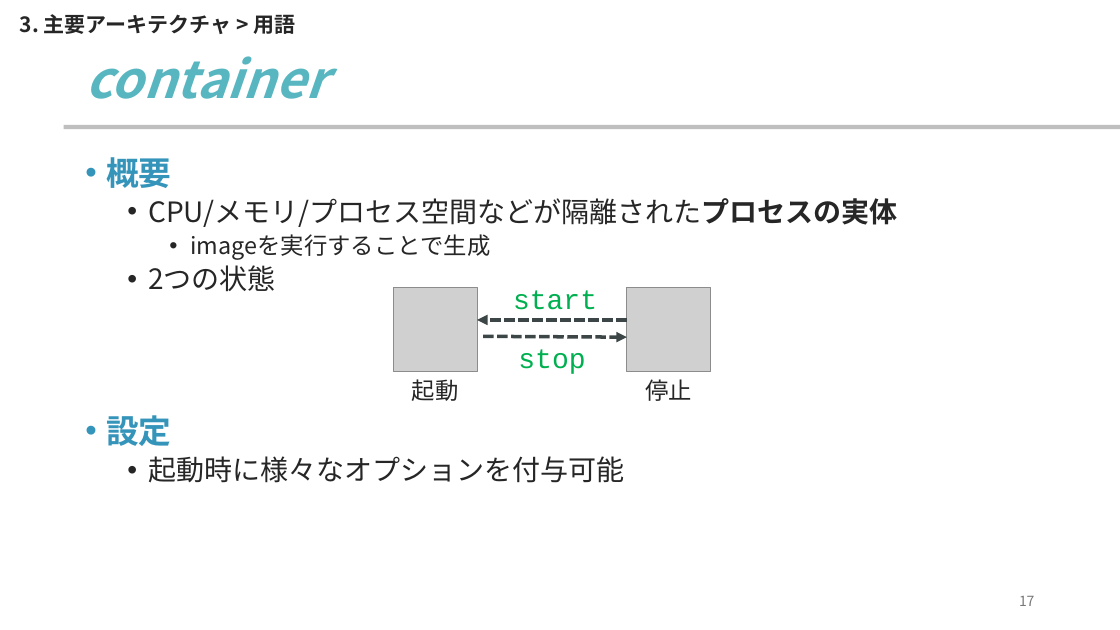
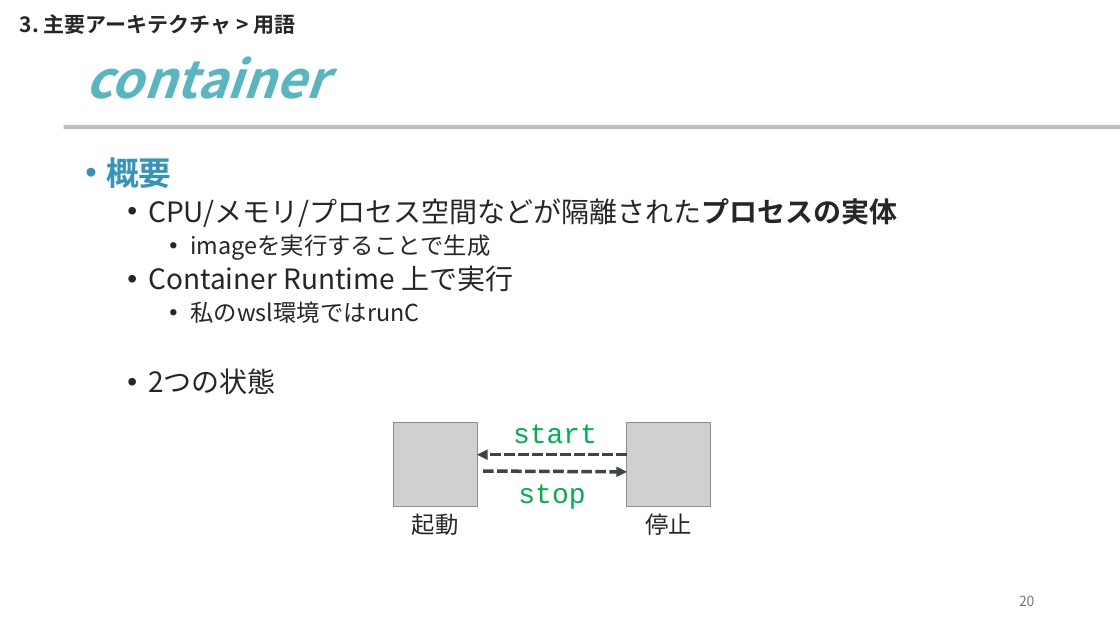
Before and after one commit to yamada-ai/java-prac, a slide deck: slide 20 of docker-container.pptx (slide 17 before the commit). Drawn at 1120x630 pixels with LibreOffice and Linux fonts; fonts in the diff are those of the drawing; grey boxes stand for pictures; background and template pictures are left out. Boxes give left, top, right and bottom in pixels: in the first picture for what was removed or moved away, otherwise in the second. Text is boxed around its words. In the diff, an @@ line names an element or a change of style, - is before the commit and + after.

```diff
--- a/docker-container.pptx
+++ b/docker-container.pptx
@@ text at (x1=148, y1=265, x2=513, y2=323): paragraphs added @@
+  • Container Runtime 上で実行
+    • 私のwsl環境ではrunC
@@ picture removed at (x1=393, y1=288, x2=477, y2=372) @@
@@ picture removed at (x1=627, y1=288, x2=711, y2=372) @@
@@ text at (x1=106, y1=415, x2=624, y2=483): paragraphs removed @@
-• 設定
-  • 起動時に様々なオプションを付与可能
@@ picture added at (x1=393, y1=423, x2=477, y2=507) @@
@@ picture added at (x1=627, y1=423, x2=711, y2=507) @@
@@ 4 texts, 2 arrows moved together from (x1=412, y1=290, x2=693, y2=401) to (x1=412, y1=424, x2=693, y2=535) @@
@@ page number at (x1=1019, y1=595, x2=1035, y2=606): text changed @@
-17
+20
```
Also in this commit, not shown: 13 other slides changed, 5 slides added, 1 slide removed.
